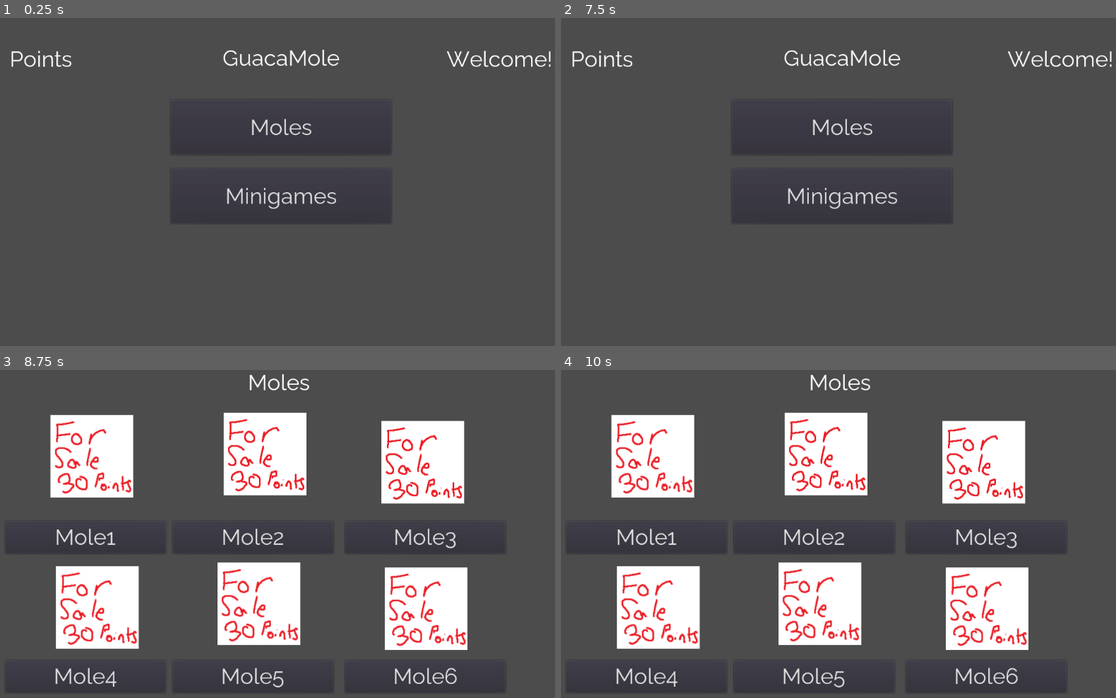
Above: before the commit, frames 1-4 (two rows, left to right).
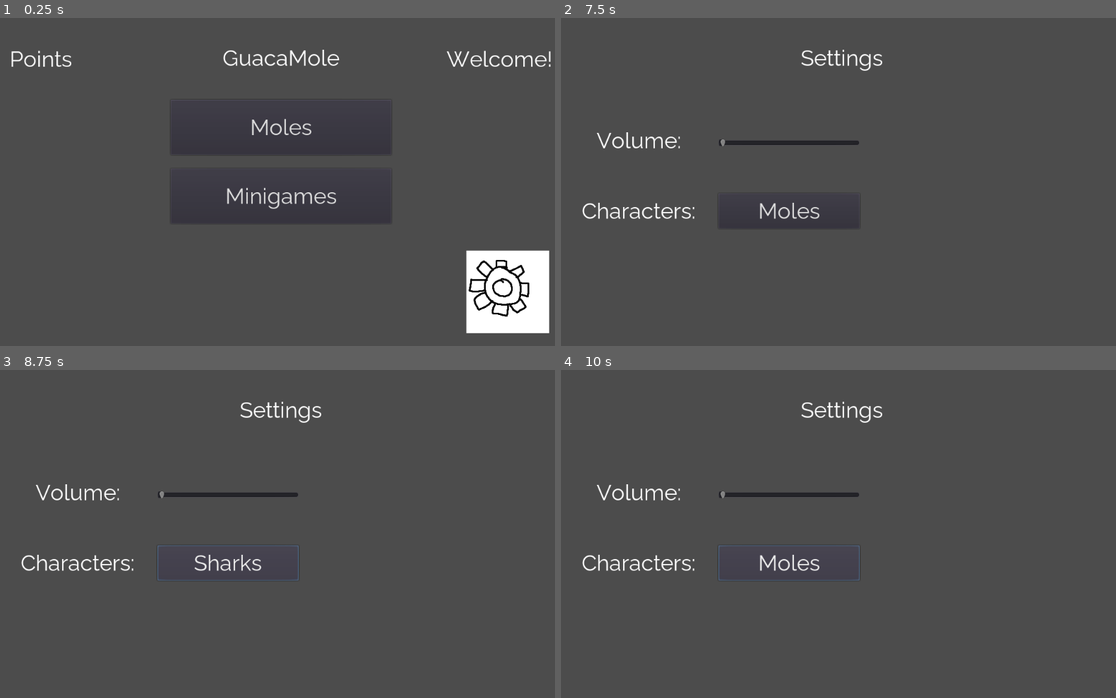
Above: after the commit, the same moments.

Repository: BasedSoup/Guacamole
Game: Godot game, scene res://Scenes/Main.tscn
Two runs of this game, one before a commit and one after it. Both use one fixed random seed, a clock stepped at 60 frames per second and the inputs below. This scene is started directly instead of the project's main scene.
Inputs (mouse positions are in pixels of both pictures, inside the frame that each line leads up to):
- Up to frame 1 (0.25 s): no input
- Up to frame 2 (7.5 s): click "Moles" at 0.5 s; click "Mole1" at 1.25 s; click "Mole2" at 2 s; click "Mole3" at 2.75 s; click "Mole4" at 3.5 s; click "Mole5" at 4.25 s; click "Mole6" at 5 s; tap Enter (enter) at 5.75, 6.6 s; hold Enter (enter) 5.78-6.53 s; tap Space at 6.5 s; hold Escape (back) 6.53-7.25 s; click (1066, 290) at 7.27 s
- Up to frame 3 (8.75 s): click "Moles" at 8 s
- Up to frame 4 (10 s): click (788, 563) at 8.75 s, where only the run after the commit has a clickable "Sharks"; click (788, 563) at 9.5 s, where only the run after the commit has a clickable "Lorries"

The runs differ from the first frame. In frame 1, 3.7% of the frame differs, in the area x 83-99%, y 70-97%; in frame 2, 2.4%; in frame 3, 25%, in the area x 2-90%, y 1-99%; in frame 4, 25%.
Error in both runs: Invalid get index 'Users' (on base: 'Nil'). (res://Scripts/Main.gd:5)

Commit message:
Added animal switching functionality

Diff:
--- a/Games/TileMatch/TileMatch.tscn
+++ b/Games/TileMatch/TileMatch.tscn
@@ -1,9 +1,10 @@
-[gd_scene load_steps=5 format=2]
+[gd_scene load_steps=6 format=2]
 
 [ext_resource path="res://Games/TileMatch/Tiles/Blank.png" type="Texture" id=1]
 [ext_resource path="res://Games/TileMatch/Tiles.gd" type="Script" id=2]
 [ext_resource path="res://Raleway-40.tres" type="DynamicFont" id=3]
 [ext_resource path="res://Games/TileMatch/tileSignal.gd" type="Script" id=4]
+[ext_resource path="res://Games/TileMatch/click.mp3" type="AudioStream" id=5]
 
 [node name="Node2D" type="Node2D"]
 
@@ -168,3 +169,6 @@
 __meta__ = {
 "_edit_use_anchors_": false
 }
+
+[node name="AudioStreamPlayer2D" type="AudioStreamPlayer2D" parent="."]
+stream = ExtResource( 5 )
--- a/Games/TileMatch/Tiles.gd
+++ b/Games/TileMatch/Tiles.gd
@@ -57,6 +57,8 @@
 		var button = get_node(buttonName)
 		button.disabled = true
 		clicked.append(buttonName)
+		get_parent().get_child(2).play()
+
 
 
 
--- a/Scenes/Main.tscn
+++ b/Scenes/Main.tscn
@@ -1,7 +1,8 @@
-[gd_scene load_steps=3 format=2]
+[gd_scene load_steps=4 format=2]
 
 [ext_resource path="res://Raleway-40.tres" type="DynamicFont" id=1]
 [ext_resource path="res://Scripts/Main.gd" type="Script" id=2]
+[ext_resource path="res://Settings.png" type="Texture" id=3]
 
 [node name="Node2D" type="Node2D"]
 script = ExtResource( 2 )
@@ -66,5 +67,16 @@
 "_edit_use_anchors_": false
 }
 
+[node name="TextureButton" type="TextureButton" parent="."]
+margin_left = 848.0
+margin_top = 424.0
+margin_right = 998.0
+margin_bottom = 574.0
+texture_normal = ExtResource( 3 )
+__meta__ = {
+"_edit_use_anchors_": false
+}
+
 [connection signal="pressed" from="Moles" to="." method="_on_Moles_pressed"]
 [connection signal="pressed" from="Minigames" to="." method="_on_Minigames_pressed"]
+[connection signal="pressed" from="TextureButton" to="." method="_on_Settings_pressed"]
--- /dev/null
+++ b/Scenes/Settings.tscn
@@ -0,0 +1,66 @@
+[gd_scene load_steps=3 format=2]
+
+[ext_resource path="res://Raleway-40.tres" type="DynamicFont" id=1]
+[ext_resource path="res://Scripts/Settings.gd" type="Script" id=2]
+
+[node name="Node2D" type="Node2D"]
+script = ExtResource( 2 )
+
+[node name="Label" type="Label" parent="."]
+margin_top = 50.0
+margin_right = 1024.0
+margin_bottom = 98.0
+custom_fonts/font = ExtResource( 1 )
+text = "Settings"
+align = 1
+__meta__ = {
+"_edit_use_anchors_": false
+}
+
+[node name="Label2" type="Label" parent="."]
+margin_top = 192.0
+margin_right = 288.0
+margin_bottom = 256.0
+custom_fonts/font = ExtResource( 1 )
+text = "Volume:"
+align = 1
+valign = 1
+__meta__ = {
+"_edit_use_anchors_": false
+}
+
+[node name="Volume" type="HSlider" parent="Label2"]
+margin_left = 288.0
+margin_top = 8.0
+margin_right = 544.0
+margin_bottom = 64.0
+max_value = 1.0
+step = 0.1
+__meta__ = {
+"_edit_use_anchors_": false
+}
+
+[node name="Label3" type="Label" parent="."]
+margin_top = 320.0
+margin_right = 288.0
+margin_bottom = 384.0
+custom_fonts/font = ExtResource( 1 )
+text = "Characters:"
+align = 1
+valign = 1
+__meta__ = {
+"_edit_use_anchors_": false
+}
+
+[node name="Button" type="Button" parent="Label3"]
+margin_left = 288.0
+margin_right = 544.0
+margin_bottom = 64.0
+custom_fonts/font = ExtResource( 1 )
+text = "Moles"
+__meta__ = {
+"_edit_use_anchors_": false
+}
+
+[connection signal="value_changed" from="Label2/Volume" to="." method="_on_Volume_value_changed"]
+[connection signal="pressed" from="Label3/Button" to="." method="_on_Animal_pressed"]
--- a/Scripts/LoginButton.gd
+++ b/Scripts/LoginButton.gd
@@ -40,6 +40,8 @@
 		if each["Username"] == username:
 			if each["Password"] == password.sha256_text():
 				GlobalVar.user = counter
+				GlobalVar.animal = each["Settings"]["Animal"]
+				GlobalVar.volume = each["Settings"]["Volume"]
 				if username == "Admin":
 					#redirects admin to admin page
 					get_tree().change_scene("res://Scenes/Admin.tscn")
@@ -83,18 +85,18 @@
 					"Blame it on someone else"
 				], "CorrectAnswer": 1}},
 			{"Name":"Mole5", "Unlocked":false, "Happy":false,
-				"Problem":{"Question":"Mole1 was found crying because they dropped their ice cream.", "Answers":[
-					"Tell them to eat it off the ground",
-					"Give them money to buy a new one",
-					"Walk away"
+				"Problem":{"Question":"Mole5 feels sick, what should you do?", "Answers":[
+					"Ignore them, it's not your problem",
+					"Stay away, you don't want to catch anything",
+					"Find a teacher and ask for help"
 				], "CorrectAnswer": 3}},
 			{"Name":"Mole6", "Unlocked":false, "Happy":false,
-				"Problem":{"Question":"Mole1 was found crying because they dropped their ice cream.", "Answers":[
-					"Tell them to eat it off the ground",
-					"Give them money to buy a new one",
-					"Walk away"
+				"Problem":{"Question":"You win your local football game and the opponents are sad.", "Answers":[
+					"Make fun of them and call them rubbish",
+					"Tell them they played well",
+					"Laugh with your friends from a distance about it"
 				], "CorrectAnswer": 2}}
-			]})
+			], "Settings":{"Animal":"Mole", "Volume":1}})
 	SaveFile(JSON.print(newFile))
 #function for saving files
 func SaveFile(content):
--- a/Scripts/Main.gd
+++ b/Scripts/Main.gd
@@ -26,3 +26,7 @@
 func _input(event):
 	if event.is_action_pressed("back"):
 		get_tree().change_scene("res://Scenes/Login.tscn")
+
+
+func _on_Settings_pressed():
+	get_tree().change_scene("res://Scenes/Settings.tscn")
--- /dev/null
+++ b/Scripts/Settings.gd
@@ -0,0 +1,41 @@
+extends Node2D
+
+var animals = ["Moles", "Sharks", "Lorries"]
+
+# Called when the node enters the scene tree for the first time.
+func _ready():
+	get_child(1).get_child(0).value = GlobalVar.volume
+	get_child(2).get_child(0).text = GlobalVar.animal
+
+
+# Called every frame. 'delta' is the elapsed time since the previous frame.
+#func _process(delta):
+#	pass
+
+
+func _on_Volume_value_changed(volume):
+	var file = GlobalVar.LoadFile()
+	file["Users"][GlobalVar.user]["Settings"]["Volume"] = volume
+	GlobalVar.SaveFile(JSON.print(file))
+	GlobalVar.volume = volume
+
+func _input(event):
+	if event.is_action_pressed("back"):
+		get_tree().change_scene("res://Scenes/Main.tscn")
+
+
+func _on_Animal_pressed():
+	var selAnimal
+	for animal in range(len(animals)):
+		if get_child(2).get_child(0).text == animals[animal]:
+			if animal == len(animals) - 1:
+				selAnimal = animals[0]
+				get_child(2).get_child(0).text = selAnimal
+			else:
+				selAnimal = animals[animal + 1]
+				get_child(2).get_child(0).text = selAnimal
+			var file = GlobalVar.LoadFile()
+			file["Users"][GlobalVar.user]["Settings"]["Animal"] = selAnimal
+			GlobalVar.SaveFile(JSON.print(file))
+			GlobalVar.animal = selAnimal
+			return
--- a/Scripts/globalVar.gd
+++ b/Scripts/globalVar.gd
@@ -8,7 +8,8 @@
 #const path = "N:/GuacamoleCFG/save_game.dat"
 var user
 var selectedMole
-var animal = "Mole"
+var animal
+var volume
 signal tilePressed
 
 # Called when the node enters the scene tree for the first time.
Not shown, added: Audio/click.mp3.import
Not shown, added: Games/TileMatch/click.mp3.import
Renamed: Moles/Sprites/Mole/1.png -> Moles/Sprites/Moles/1.png
Not shown, changed: Moles/Sprites/Moles/1.png.import
Renamed: Moles/Sprites/Mole/2.png -> Moles/Sprites/Moles/2.png
Not shown, added: Moles/Sprites/Moles/2.png.import
Renamed: Moles/Sprites/Mole/3.png -> Moles/Sprites/Moles/3.png
Not shown, changed: Moles/Sprites/Moles/3.png.import
Renamed: Moles/Sprites/Mole/4.png -> Moles/Sprites/Moles/4.png
Not shown, added: Moles/Sprites/Moles/4.png.import
Renamed: Moles/Sprites/Mole/5.png -> Moles/Sprites/Moles/5.png
Not shown, added: Moles/Sprites/Moles/5.png.import
(and 18 more such lines)
